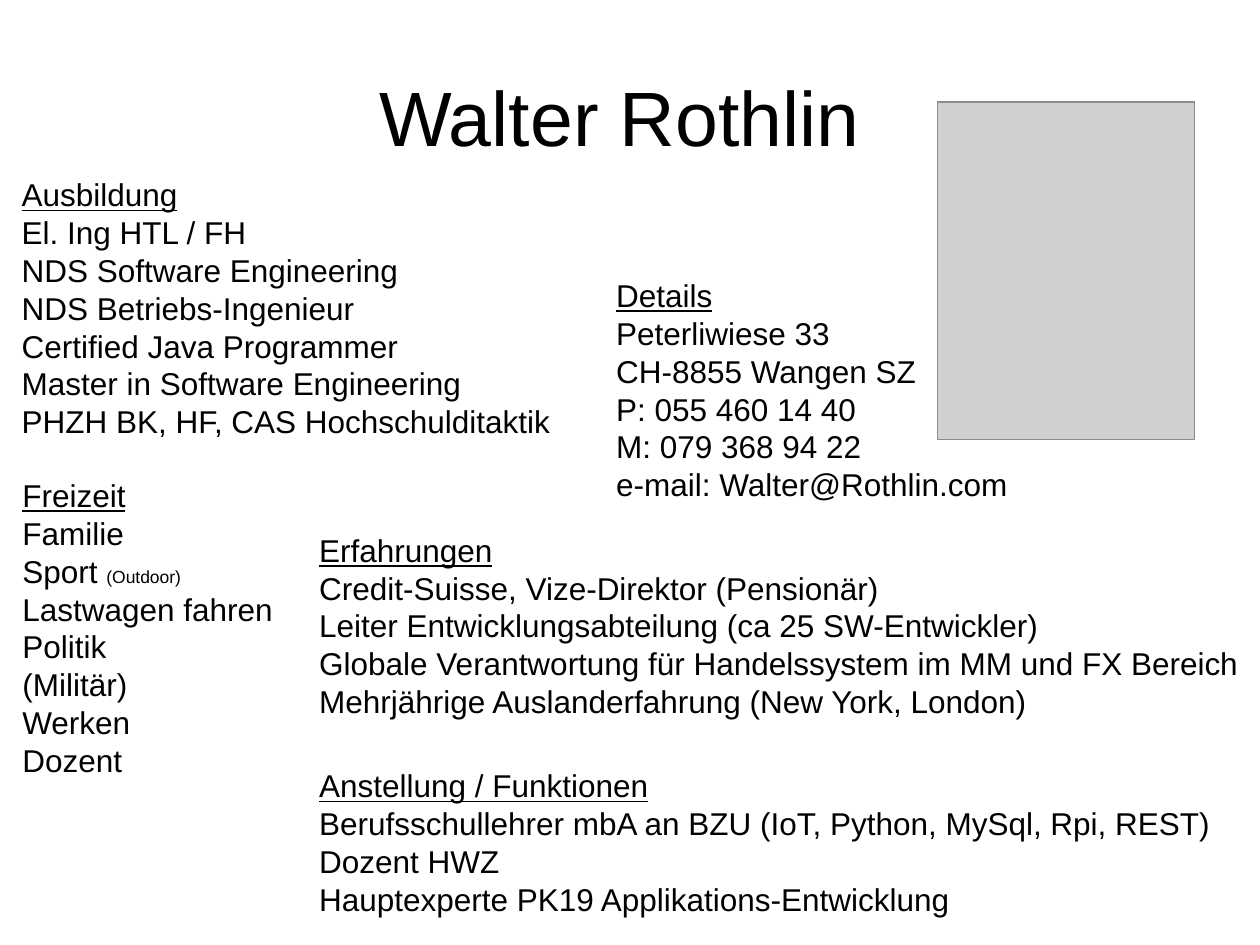
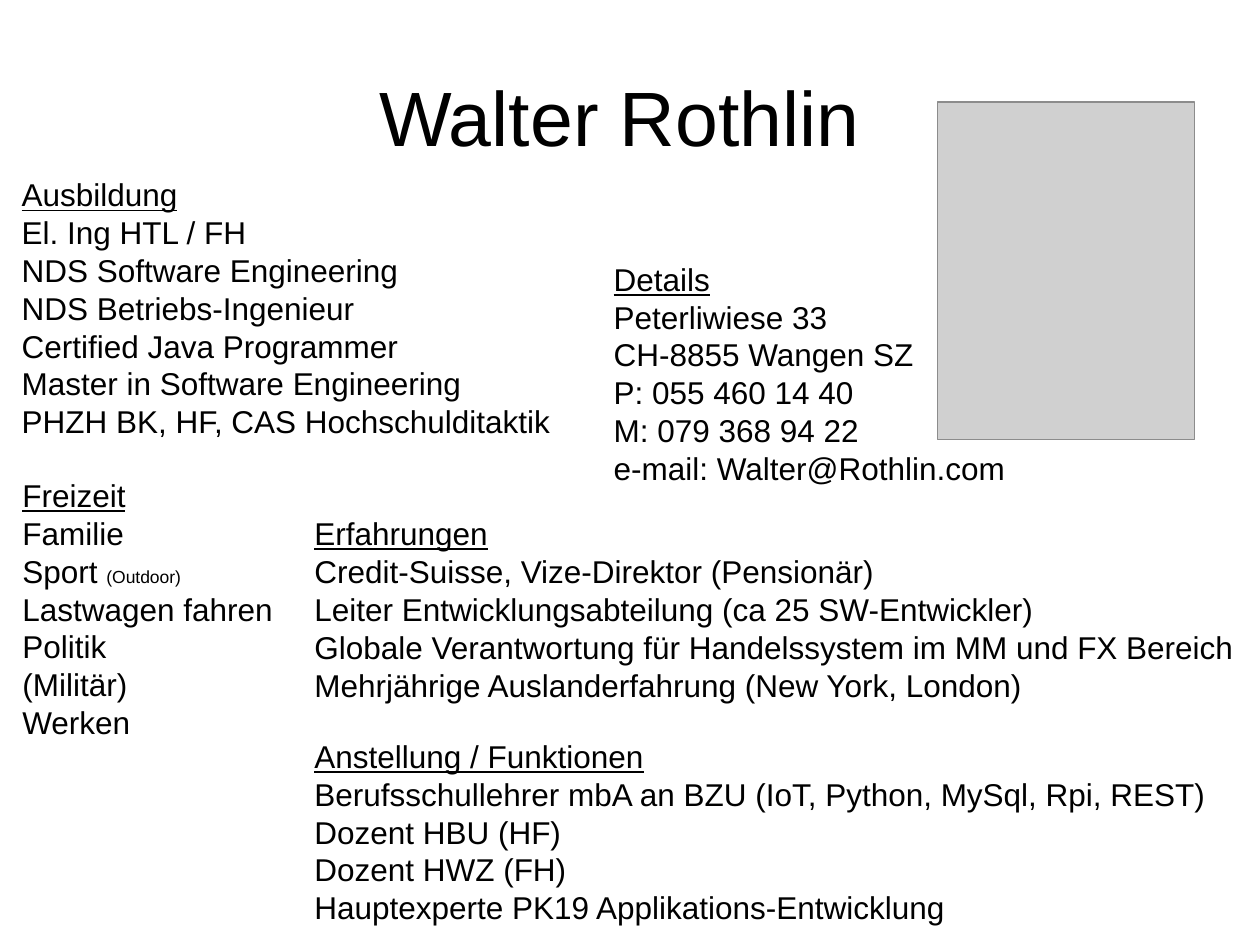
Before and after one commit to walter-rothlin/Source-Code, a slide deck: slide 2 of SchulungsUnterlagen/HWZ/WerBinIch.pptx. Drawn at 1260x945 pixels with LibreOffice and Linux fonts; fonts in the diff are those of the drawing; grey boxes stand for pictures. Boxes give left, top, right and bottom in pixels: in the first picture for what was removed or moved away, otherwise in the second. Text is boxed around its words. In the diff, an @@ line names an element or a change of style, - is before the commit and + after.

```diff
--- a/SchulungsUnterlagen/HWZ/WerBinIch.pptx
+++ b/SchulungsUnterlagen/HWZ/WerBinIch.pptx
@@ text "Details": place and size @@
-text "Details" at bbox=[616, 284, 1007, 501]
+text "Details" at bbox=[614, 268, 1005, 485]
@@ text "Erfahrungen": place and size @@
-text "Erfahrungen" at bbox=[319, 539, 1238, 719]
+text "Erfahrungen" at bbox=[314, 522, 1233, 703]
@@ text "Anstellung / Funktionen": place and size @@
-text "Anstellung / Funktionen" at bbox=[319, 774, 1209, 917]
+text "Anstellung / Funktionen" at bbox=[314, 745, 1204, 925]
@@ text at bbox=[22, 750, 122, 773]: paragraph removed @@
-Dozent
@@ text at bbox=[314, 821, 566, 887]: text changed @@
-Dozent HWZ
+Dozent HBU (HF)
+Dozent HWZ (FH)
```
Also in this commit, not shown: 5 other slides changed, 3 other files.
